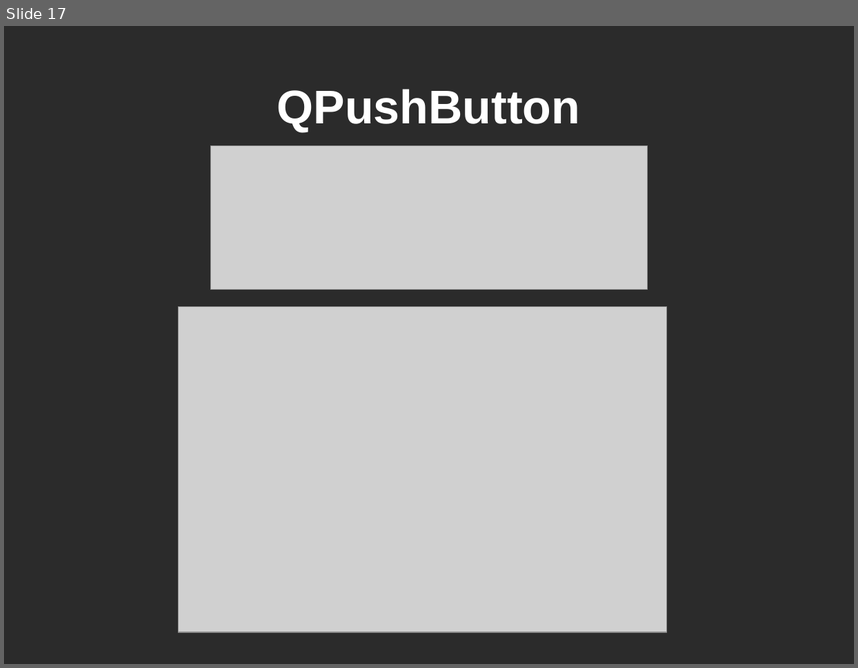
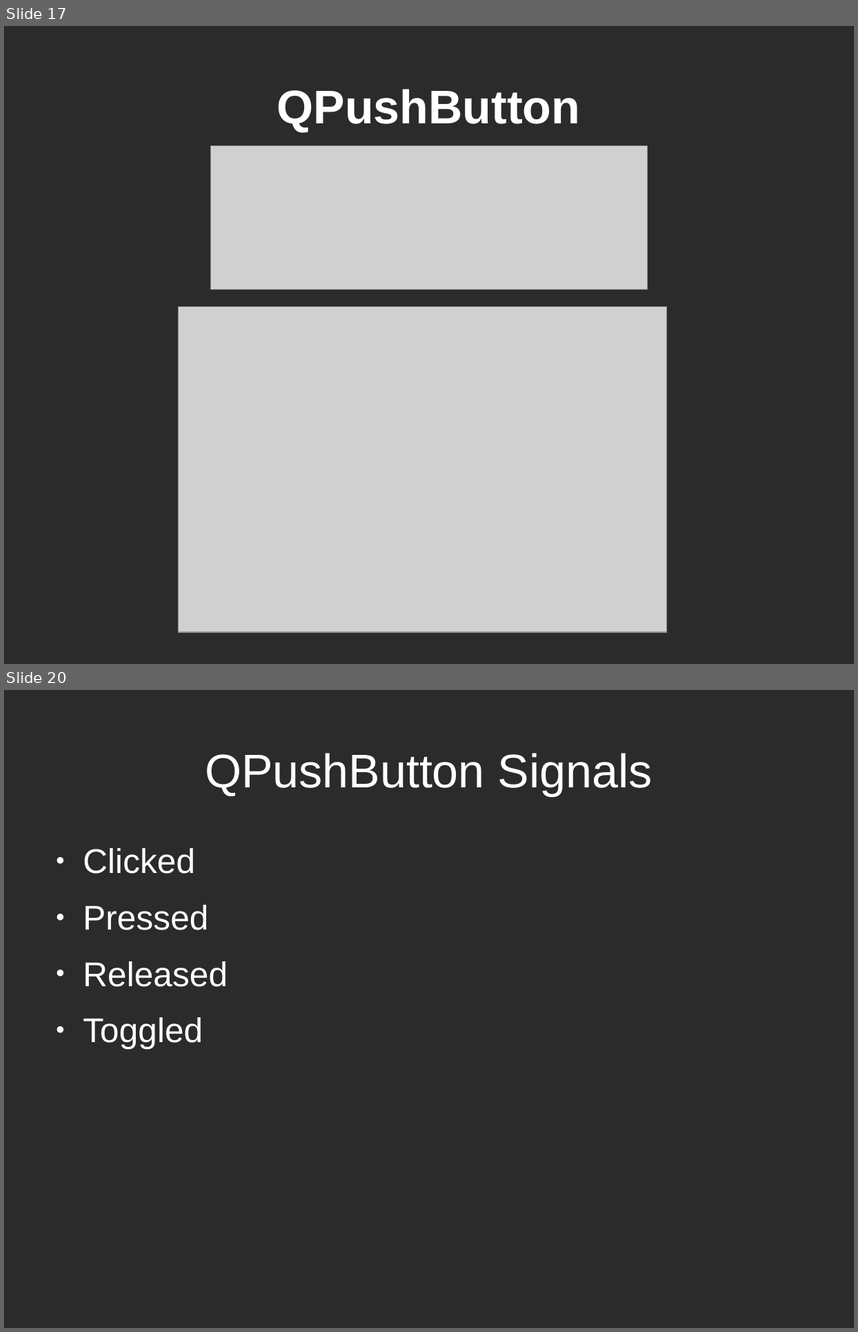
Before and after one commit to spmadden/sse-talks, a slide deck: PyQt/PyQt.odp. Shown one above the other, each under a label of ours: slide 17 before the commit, slides 17 and 20 after it; the slides between them are not shown. The pictures are 858x668 and 858x1332 pixels, drawn with LibreOffice and Linux fonts; fonts in the diff are those of the drawing; grey boxes stand for pictures; background and template pictures are left out; a plain dark background stands for a picture behind light text. Boxes give left, top, right and bottom in pixels: in the first picture for what was removed or moved away, otherwise in the second. Text is boxed around its words. In the diff, an @@ line names an element or a change of style, - is before the commit and + after.

Commit message:
Added more signals stuff.

```diff
--- a/PyQt/PyQt.odp
+++ b/PyQt/PyQt.odp
@@ slide 20 added at <box>4,690,854,1328</box>, background picture (left out) @@
@@ title added at <box>205,753,653,796</box>, 44 pt, text #FFFFFF @@
+QPushButton Signals
@@ text added at <box>83,848,228,1049</box>, 32 pt, text #FFFFFF @@
+● Clicked
+● Pressed
+● Released
+● Toggled
```
Also in this commit, not shown: 9 slides changed, 3 other slides added, 2 other files.
